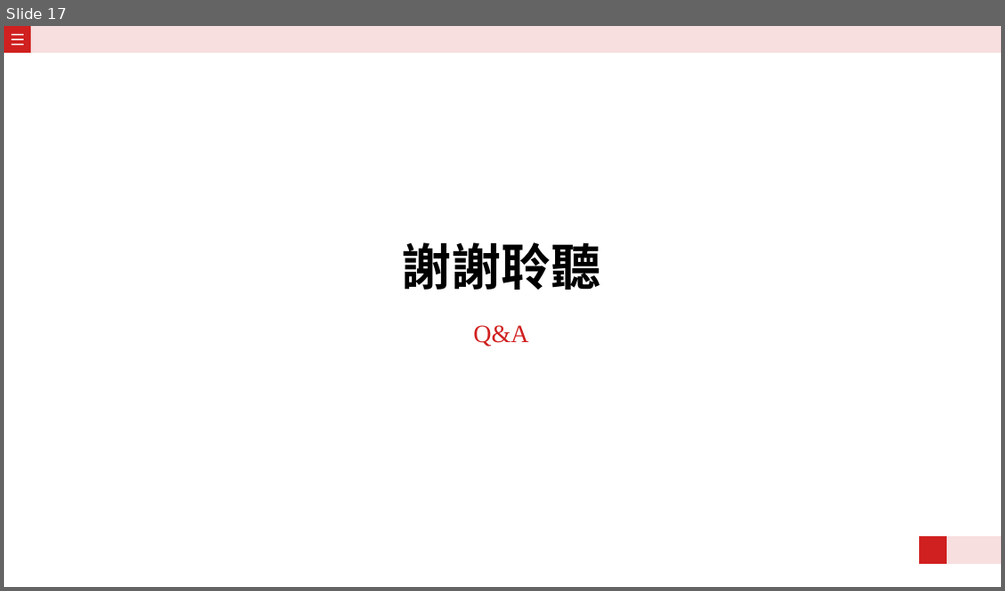
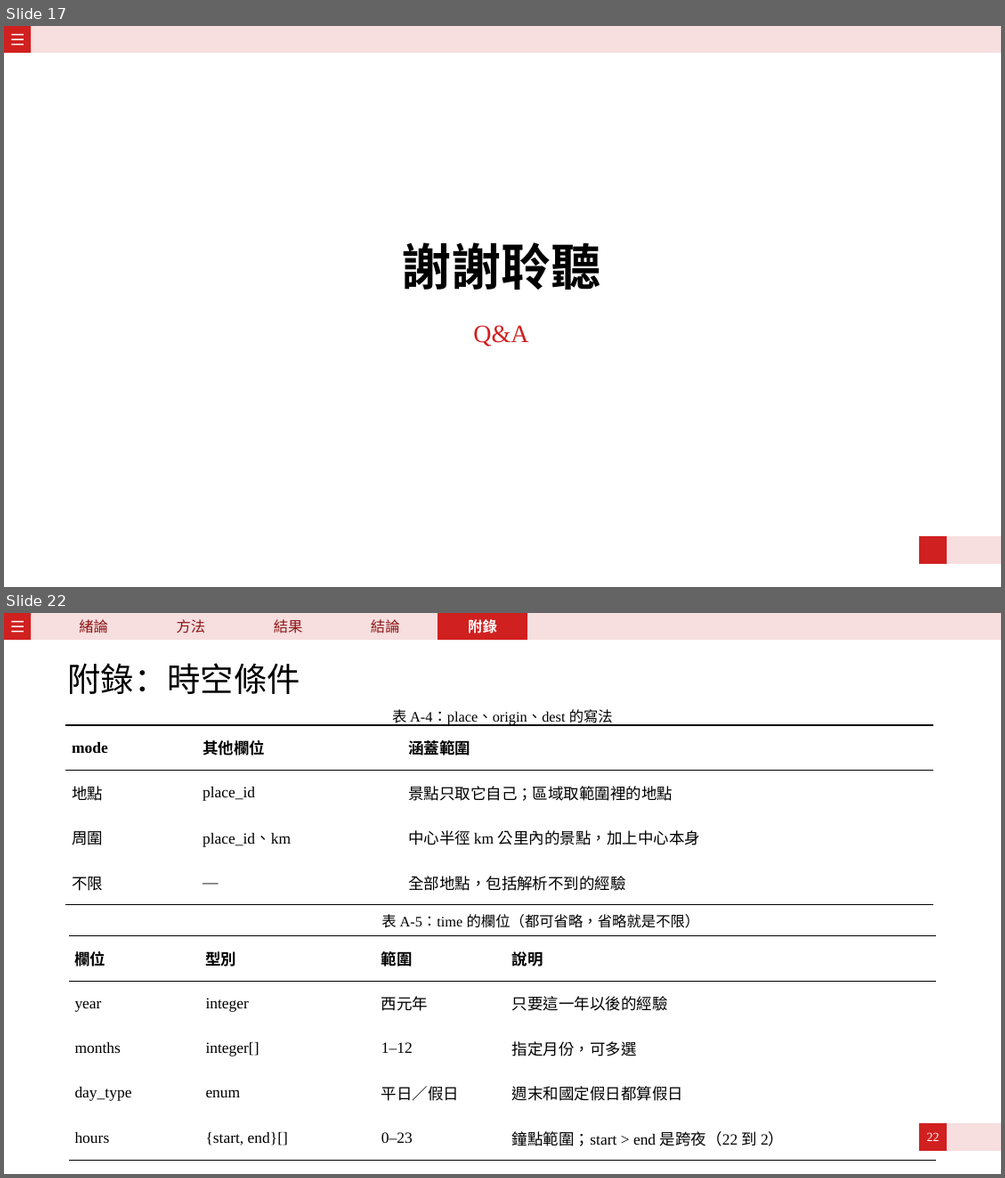
Before and after one commit to tso0216/ST-RAG, a slide deck: slide.pptx. Shown one above the other, each under a label of ours: slide 17 before the commit, slides 17 and 22 after it; the slides between them are not shown. The pictures are 1005x591 and 1005x1178 pixels, drawn with LibreOffice and Linux fonts; fonts in the diff are those of the drawing. Boxes give left, top, right and bottom in pixels: in the first picture for what was removed or moved away, otherwise in the second. Text is boxed around its words. In the diff, an @@ line names an element or a change of style, - is before the commit and + after.

```diff
--- a/slide.pptx
+++ b/slide.pptx
@@ slide 22 added at <box>4,613,1001,1174</box>, background #FFFFFF; not listed: 7 template elements that a slide beside it also shows @@
@@ text added at <box>79,619,108,633</box>, 14 pt, text #8C1515 @@
+緒論
@@ text added at <box>177,619,206,633</box>, 14 pt, text #8C1515 @@
+方法
@@ text added at <box>274,619,303,633</box>, 14 pt, text #8C1515 @@
+結果
@@ text added at <box>371,619,400,633</box>, 14 pt, text #8C1515 @@
+結論
@@ rectangle added at <box>437,613,527,640</box>, fill #D0201F, 14 pt, text #FFFFFF, bold @@
+附錄
@@ title added at <box>67,663,299,694</box>, 32 pt, text #000000 @@
+附錄：時空條件
@@ text added at <box>392,709,613,726</box>, 14 pt, text #000000 @@
+表 A-4：place、origin、dest 的寫法
@@ table added at <box>65,725,933,905</box>, 4 rows, 3 columns @@
+mode | 其他欄位 | 涵蓋範圍
+地點 | place_id | 景點只取它自己；區域取範圍裡的地點
+周圍 | place_id、km | 中心半徑 km 公里內的景點，加上中心本身
+不限 | — | 全部地點，包括解析不到的經驗
@@ text added at <box>381,914,700,928</box>, 14 pt, text #000000 @@
+表 A-5：time 的欄位（都可省略，省略就是不限）
@@ table added at <box>69,936,937,1160</box>, 5 rows, 4 columns @@
+欄位 | 型別 | 範圍 | 說明
+year | integer | 西元年 | 只要這一年以後的經驗
+months | integer[] | 1–12 | 指定月份，可多選
+day_type | enum | 平日／假日 | 週末和國定假日都算假日
+hours | {start, end}[] | 0–23 | 鐘點範圍；start > end 是跨夜（22 到 2）
@@ page number added at <box>927,1132,939,1141</box>, 12 pt, text #FFFFFF @@
+22
```
Also in this commit, not shown: 13 other slides added, 19 other files.
